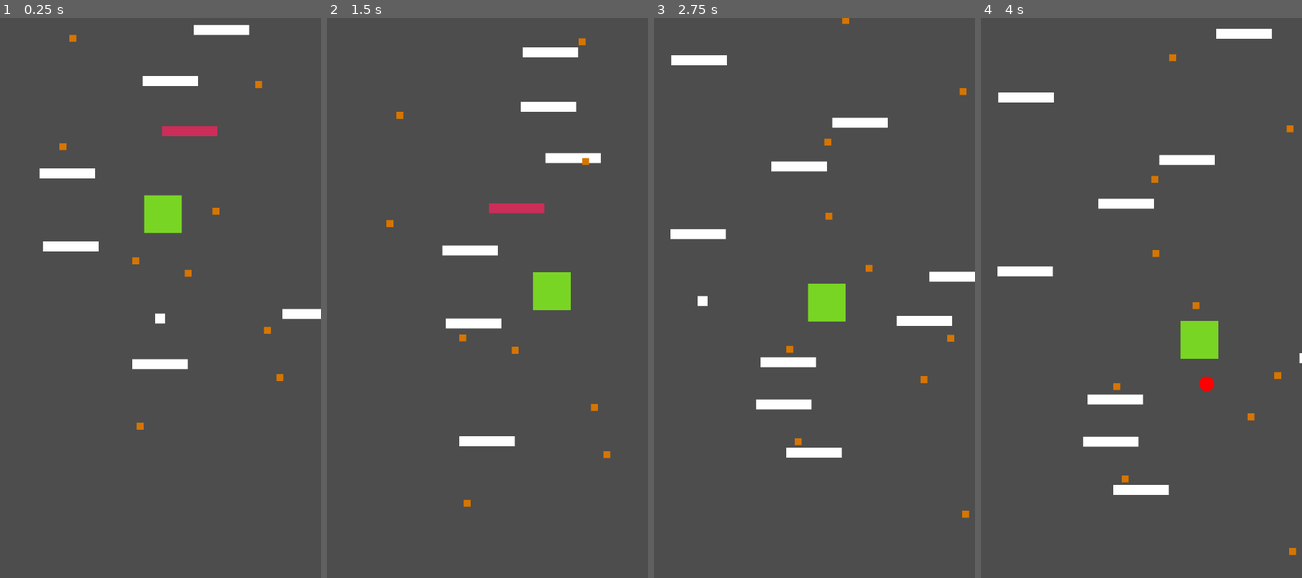
Above: before the commit, frames 1-4 (left to right).
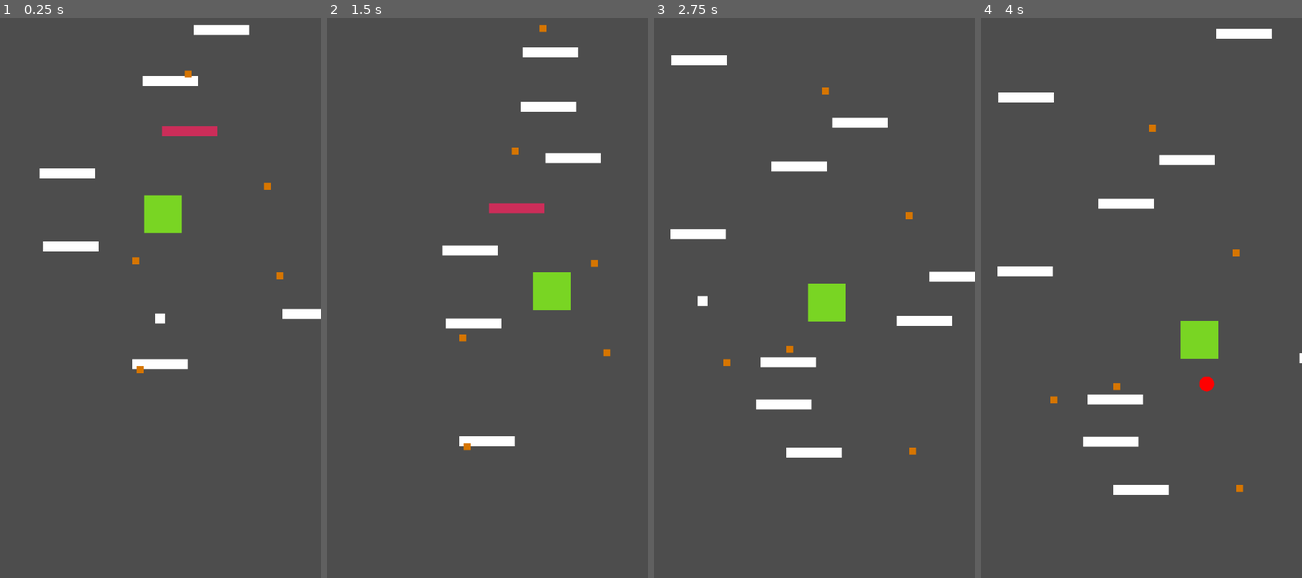
Above: after the commit, the same moments.

Repository: viteax/doodya-jump
Game: Godot game, scene res://main.tscn
Same seed, same stepped clock (60 frames per second), same inputs: the game is played once before the commit and once after it.
Inputs:
- Up to frame 1 (0.25 s): no input
- Up to frame 2 (1.5 s): hold Right (ui_right) from 0.53 s (still down)
- Up to frame 3 (2.75 s): release Right (ui_right) at 2.03 s; hold Left (ui_left) from 2.03 s (still down)
- Up to frame 4 (4 s): release Left (ui_left) at 2.78 s; hold Right (ui_right) from 2.78 s (still down)

The runs differ from the first frame. In frame 1, 0.4% of the frame differs, in the area x 18-89%, y 2-74%; in frame 2, 0.4%, in the area x 18-89%, y 1-88%; in frame 3, 0.4%; in frame 4, 0.4%.

Commit message:
Adjust spawner settings

Diff:
--- a/spawners/enemy_spawner.gd
+++ b/spawners/enemy_spawner.gd
@@ -1,7 +1,7 @@
 extends Node2D
 
 @export var enemy_scenes: Array[PackedScene] = []
-@export var spawn_interval: float = 10.0
+@export var spawn_interval: float = 7.0
 @export var min_x: float = 100.0
 @export var max_x: float = 560.0
 @export var max_enemies: int = 5
--- a/spawners/gear_spawner.gd
+++ b/spawners/gear_spawner.gd
@@ -5,15 +5,12 @@
 @export var camera: Camera2D
 
 var last_spawn_y: float = 427.0
-var min_gap_y: float = 80.0
-var max_gap_y: float = 150.0
+var min_gap_y: float = 150.0
+var max_gap_y: float = 300.0
 var screen_width: float
 
 func _ready():
 	screen_width = get_viewport_rect().size.x
-	# генерируем стартовый набор платформ
-	for i in range(10):
-		spawn_platform()
 
 func _process(_delta):
 	# генерируем новые, когда камера приближается к верхней платформе
